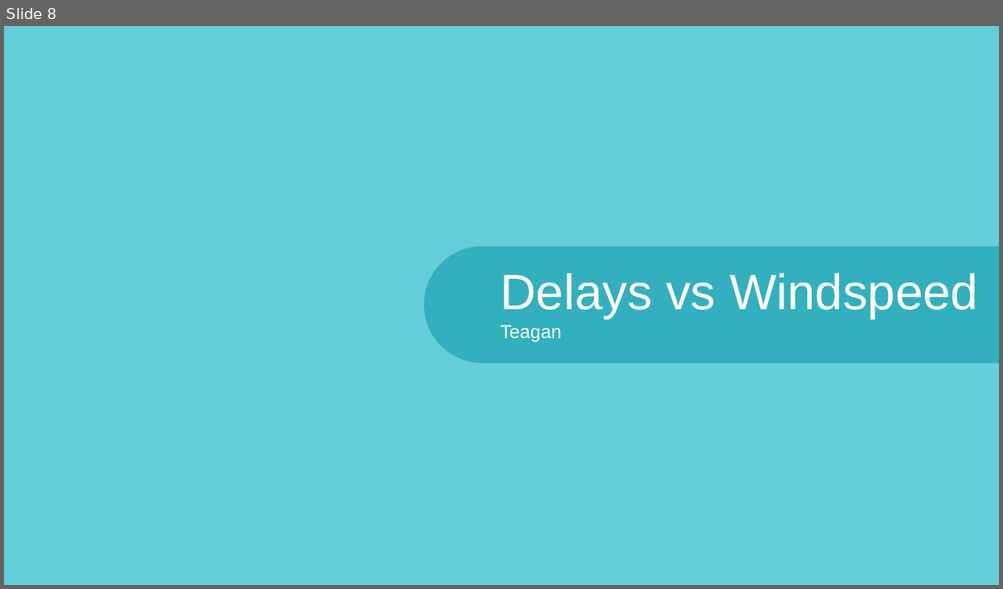
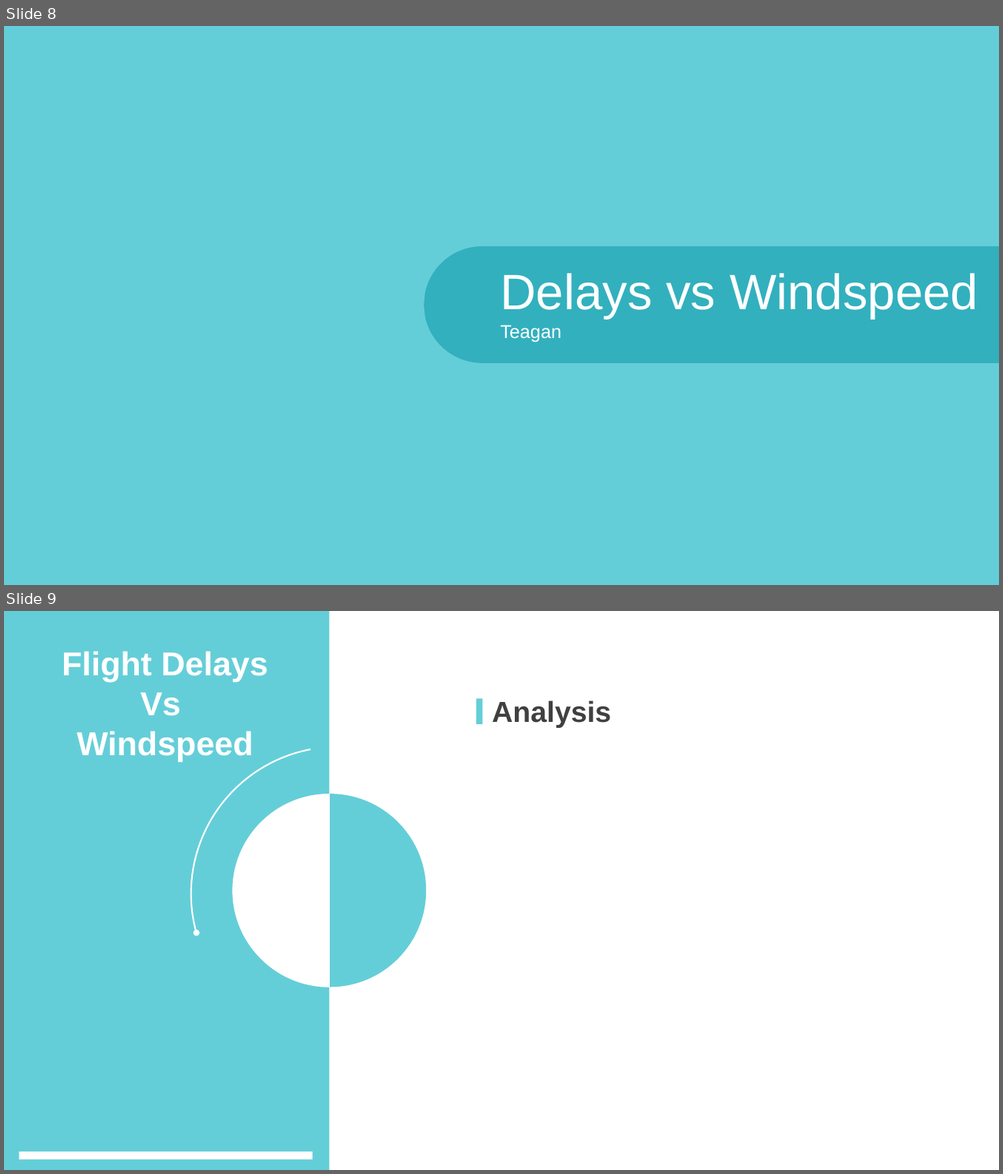
Before and after one commit to bgrullon/FlightDelayPrediction, a slide deck: src/presentation/Flight Delay Prediction.pptx. Shown one above the other, each under a label of ours: slide 8 before the commit, slides 8 and 9 after it. The pictures are 1003x589 and 1003x1174 pixels, drawn with LibreOffice and Linux fonts; fonts in the diff are those of the drawing; background and template pictures are left out. Boxes give left, top, right and bottom in pixels: in the first picture for what was removed or moved away, otherwise in the second. Text is boxed around its words. In the diff, an @@ line names an element or a change of style, - is before the commit and + after.

```diff
--- a/src/presentation/Flight Delay Prediction.pptx
+++ b/src/presentation/Flight Delay Prediction.pptx
@@ slide 9 added at [4,611,999,1170], background #FFFFFF @@
@@ rectangle added at [4,611,169,1170], fill #64CED8 @@
@@ freeform shape added at [137,611,330,1170], fill #64CED8 @@
@@ text added at [62,651,267,762], 32 pt, text #FFFFFF, bold @@
+Flight Delays Vs
+Windspeed
@@ rectangle added at [476,698,483,724], fill #64CED8 @@
@@ text added at [492,701,611,728], 28 pt, text #404040, bold @@
+Analysis
@@ arc (boxed as its full ellipse) added at [191,747,485,1041], outline #FFFFFF 1.5 pt @@
@@ freeform shape added at [330,794,427,987], fill #64CED8 @@
@@ rectangle added at [19,1152,312,1159], fill #FFFFFF @@
```
Also in this commit, not shown: 1 other file.
